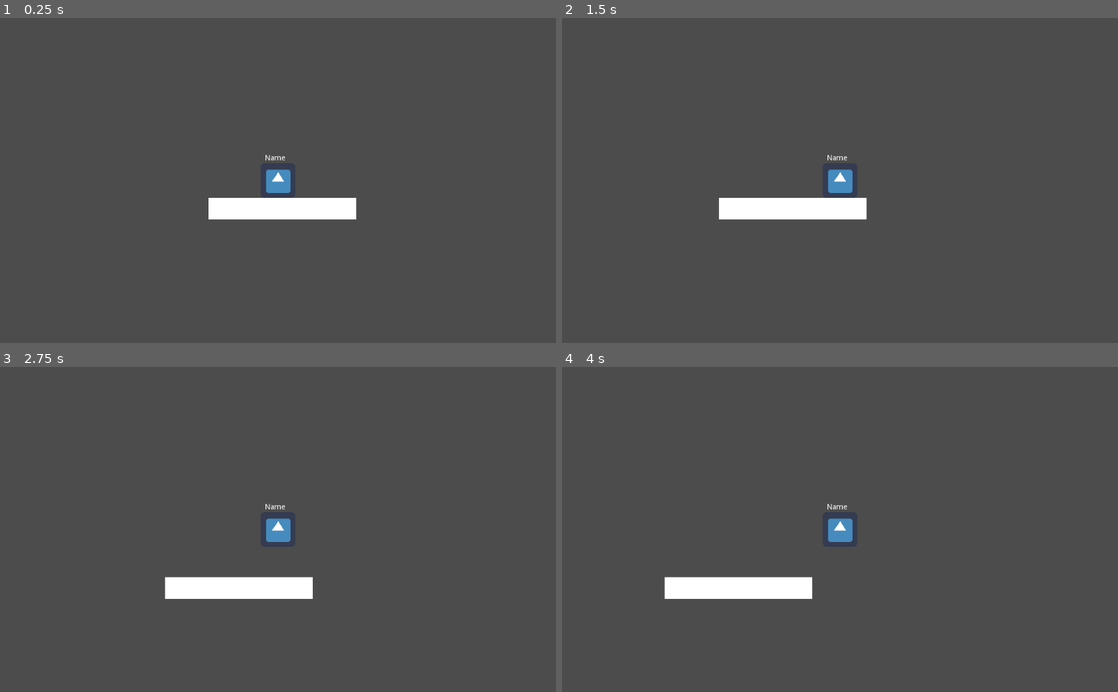
Above: before the commit, frames 1-4 (two rows, left to right).
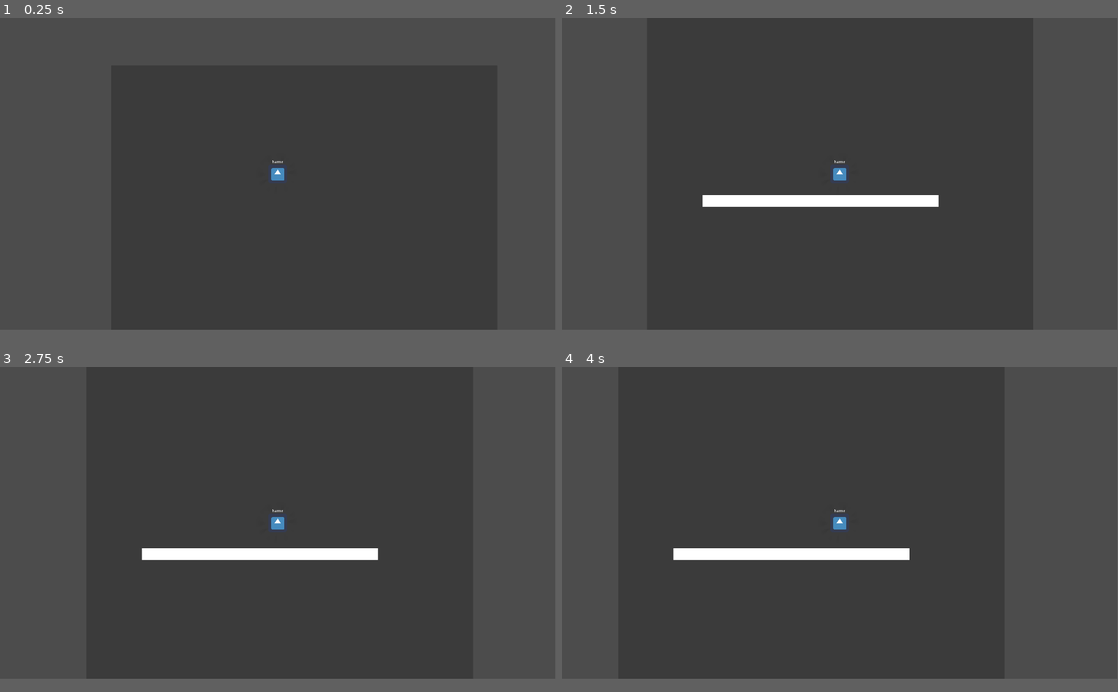
Above: after the commit, the same moments.

Repository: kyle-stevens/Rogue
Game: Godot game, scene res://DemoWorld.tscn
The game is run twice, just before and just after one commit, with the same random seed, the same clock (stepped at 60 frames per second) and the same inputs. The engine's default icon, where the game draws it, is replaced by a stand-in: a white triangle on a blue panel in a dark square.
Inputs (mouse positions are in pixels of both pictures, inside the frame that each line leads up to):
- Up to frame 1 (0.25 s): no input
- Up to frame 2 (1.5 s): move the mouse to (962, 164) at 0.52 s; press the mouse at (962, 164) at 0.53 s; hold Right (ui_right) from 0.53 s (still down); tap Space (ui_select) at 0.77, 0.8, 1.07, 1.35 s; move the mouse to (728, 196) at 1.27 s; release the mouse at (728, 196) at 1.28 s
- Up to frame 3 (2.75 s): tap Space (ui_select) at 1.52, 1.82, 2.3 s; click (166, 545) at 1.55 s; move the mouse to (333, 458) at 2.02 s; release Right (ui_right) at 2.03 s; press the mouse at (333, 458) at 2.03 s; hold Left (ui_left) from 2.03 s (still down)
- Up to frame 4 (4 s): move the mouse to (812, 594) at 2.77 s; release Left (ui_left) at 2.78 s; release the mouse at (812, 594) at 2.78 s; hold Right (ui_right) from 2.78 s (still down); click (812, 594) at 2.85 s; tap Space (ui_select) at 3.02, 3.32, 3.6, 3.77 s; move the mouse to (1006, 578) at 3.52 s
The window is 800x468 before the commit and 799x449 after it. Grey fills any space a smaller window leaves; there, only what the larger window draws over its background counts as a difference.

The runs differ from the first frame. In frame 1, 2.2% of the frame differs, in the area x 37-65%, y 42-63%; in frame 2, 2.2%; in frame 3, 3.7%; in frame 4, 3.7%, in the area x 18-63%, y 42-72%.

Commit message:
Messing around with lighting

Diff:
--- a/Rogue_Game/DemoWorld.tscn
+++ b/Rogue_Game/DemoWorld.tscn
@@ -1,23 +1,35 @@
-[gd_scene load_steps=3 format=2]
+[gd_scene load_steps=4 format=2]
 
 [ext_resource path="res://PlayerCharacter.tscn" type="PackedScene" id=1]
 
 [sub_resource type="RectangleShape2D" id=1]
 extents = Vector2( 136, 20 )
 
+[sub_resource type="OccluderPolygon2D" id=2]
+polygon = PoolVector2Array( 0, 16, 272, 16, 272, 24, 0, 24 )
+
 [node name="DemoWorld" type="Node2D"]
+
+[node name="background" type="ColorRect" parent="."]
+margin_right = 1336.0
+margin_bottom = 1832.0
+color = Color( 0.235294, 0.235294, 0.235294, 1 )
 
 [node name="PlayerCharacter" parent="." instance=ExtResource( 1 )]
 position = Vector2( 576, 336 )
 
 [node name="ColorRect" type="ColorRect" parent="."]
-margin_left = 448.0
-margin_top = 408.0
-margin_right = 720.0
-margin_bottom = 448.0
+margin_left = 192.0
+margin_top = 1256.0
+margin_right = 464.0
+margin_bottom = 1296.0
+rect_scale = Vector2( 3, 1 )
 
 [node name="Static2D" type="StaticBody2D" parent="ColorRect"]
 
 [node name="CollisionShape2D" type="CollisionShape2D" parent="ColorRect/Static2D"]
 position = Vector2( 136, 20 )
 shape = SubResource( 1 )
+
+[node name="LightOccluder2D" type="LightOccluder2D" parent="ColorRect"]
+occluder = SubResource( 2 )
--- a/Rogue_Game/PlayerCharacter.gd
+++ b/Rogue_Game/PlayerCharacter.gd
@@ -7,19 +7,44 @@
 var velocity = Vector2()
 var jumping = false
 
+export (float, 0, 1.0) var friction = 0.1
+export (float, 0, 1.0) var acceleration = 0.25
+
+var attack_reset = true
+var timer
+
+func _ready():
+	timer = Timer.new()
+	timer.connect("timeout",self,"_on_timer_timeout")
+	timer.set_wait_time(3) # this is based off equiped weapon
+	add_child(timer) #to process
+	timer.start() #to start
+
 func get_input():
-	velocity.x = 0
-	var right = Input.is_action_pressed('ui_right')
-	var left = Input.is_action_pressed('ui_left')
-	var jump = Input.is_action_just_pressed('ui_select')
+	### Movement Code
+	var dir = 0
+	if Input.is_action_pressed("ui_right"):
+		dir += 1
+	if Input.is_action_pressed("ui_left"):
+		dir -= 1
+	if dir != 0:
+		velocity.x = lerp(velocity.x, dir * run_speed, acceleration)
+	else:
+		velocity.x = lerp(velocity.x, 0, friction)
 
-	if jump and is_on_floor():
+	if Input.is_action_just_pressed("ui_select") and is_on_floor():
 		jumping = true
 		velocity.y = jump_speed
-	if right:
-		velocity.x += run_speed
-	if left:
-		velocity.x -= run_speed
+
+	### Combat Code (not yet implemented
+	if Input.is_action_pressed("mouse_left") and attack_reset:
+		print("attack")
+		attack_reset = false
+		timer.start()
+		# will initiate attack animation and spawn hitbox, use a timer for delay
+		#both melee strike and ranged, use same attack mouse point follower
+		#melee determines where it stabs versus where it shoots
+		#three strike combos
 
 func _physics_process(delta):
 	get_input()
@@ -27,3 +52,6 @@
 	if jumping and is_on_floor():
 		jumping = false
 	velocity = move_and_slide(velocity, Vector2(0, -1))
+
+func _on_timer_timeout():
+   attack_reset = true
--- a/Rogue_Game/PlayerCharacter.tscn
+++ b/Rogue_Game/PlayerCharacter.tscn
@@ -1,7 +1,8 @@
-[gd_scene load_steps=4 format=2]
+[gd_scene load_steps=5 format=2]
 
 [ext_resource path="res://icon.png" type="Texture" id=1]
 [ext_resource path="res://PlayerCharacter.gd" type="Script" id=2]
+[ext_resource path="res://light.png" type="Texture" id=3]
 
 [sub_resource type="RectangleShape2D" id=1]
 extents = Vector2( 32, 32 )
@@ -9,18 +10,30 @@
 [node name="PlayerCharacter" type="KinematicBody2D"]
 script = ExtResource( 2 )
 
+[node name="torch" type="Light2D" parent="."]
+position = Vector2( 0, -7.62939e-06 )
+scale = Vector2( 0.156, 0.156 )
+texture = ExtResource( 3 )
+mode = 2
+shadow_enabled = true
+shadow_color = Color( 0, 0, 0, 1 )
+
 [node name="Name" type="Label" parent="."]
-margin_left = -24.0
+margin_left = -100.0
 margin_top = -48.0
-margin_right = 24.0
+margin_right = 100.0
 margin_bottom = -34.0
 text = "Name"
-
-[node name="Sprite" type="Sprite" parent="."]
-texture = ExtResource( 1 )
+align = 1
 
 [node name="CollisionShape2D" type="CollisionShape2D" parent="."]
 shape = SubResource( 1 )
 
 [node name="Camera2D" type="Camera2D" parent="."]
 current = true
+
+[node name="Sprite" type="Sprite" parent="."]
+light_mask = 0
+texture = ExtResource( 1 )
+
+[node name="feet_circle" type="Sprite" parent="."]
--- a/Rogue_Game/project.godot
+++ b/Rogue_Game/project.godot
@@ -14,6 +14,21 @@
 run/main_scene="res://DemoWorld.tscn"
 config/icon="res://icon.png"
 
+[display]
+
+window/size/width=1920
+window/size/height=1080
+window/size/resizable=false
+window/size/fullscreen=true
+
+[input]
+
+mouse_left={
+"deadzone": 0.5,
+"events": [ Object(InputEventMouseButton,"resource_local_to_scene":false,"resource_name":"","device":0,"alt":false,"shift":false,"control":false,"meta":false,"command":false,"button_mask":0,"position":Vector2( 0, 0 ),"global_position":Vector2( 0, 0 ),"factor":1.0,"button_index":1,"pressed":false,"doubleclick":false,"script":null)
+ ]
+}
+
 [physics]
 
 common/enable_pause_aware_picking=true
Binary file added: Rogue_Game/light.png
Not shown, added: Rogue_Game/light.png.import
